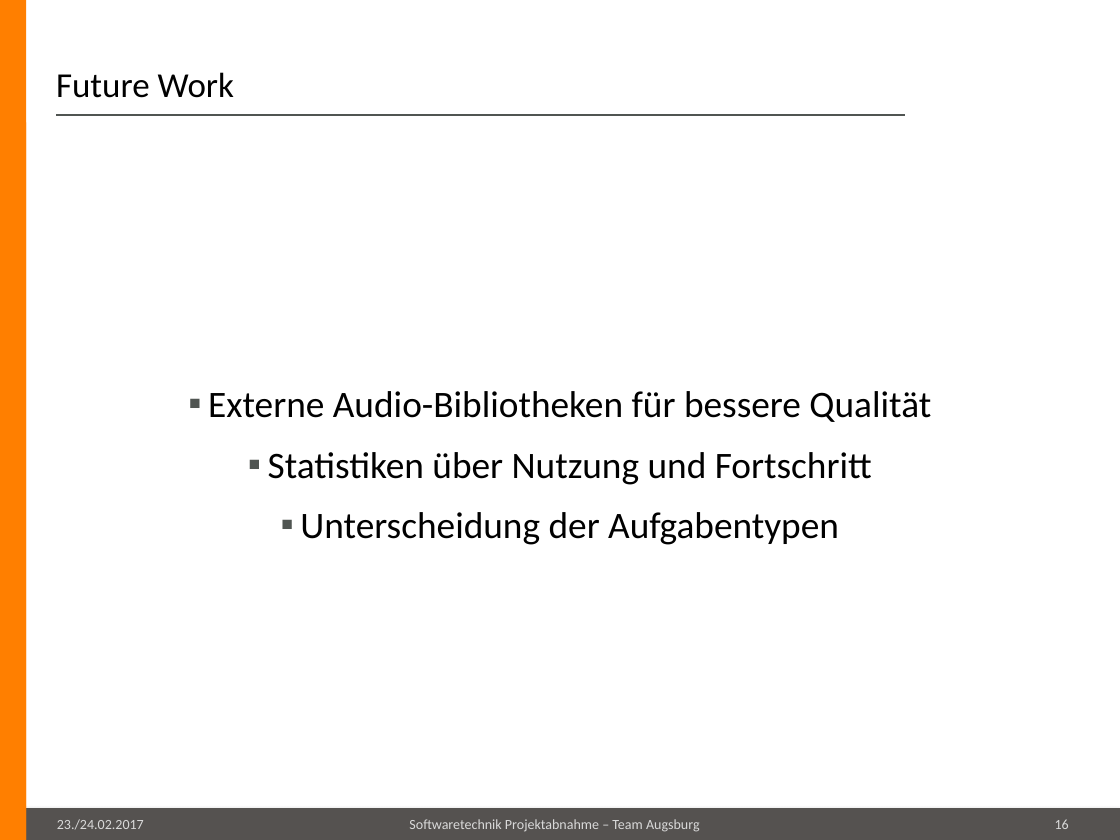
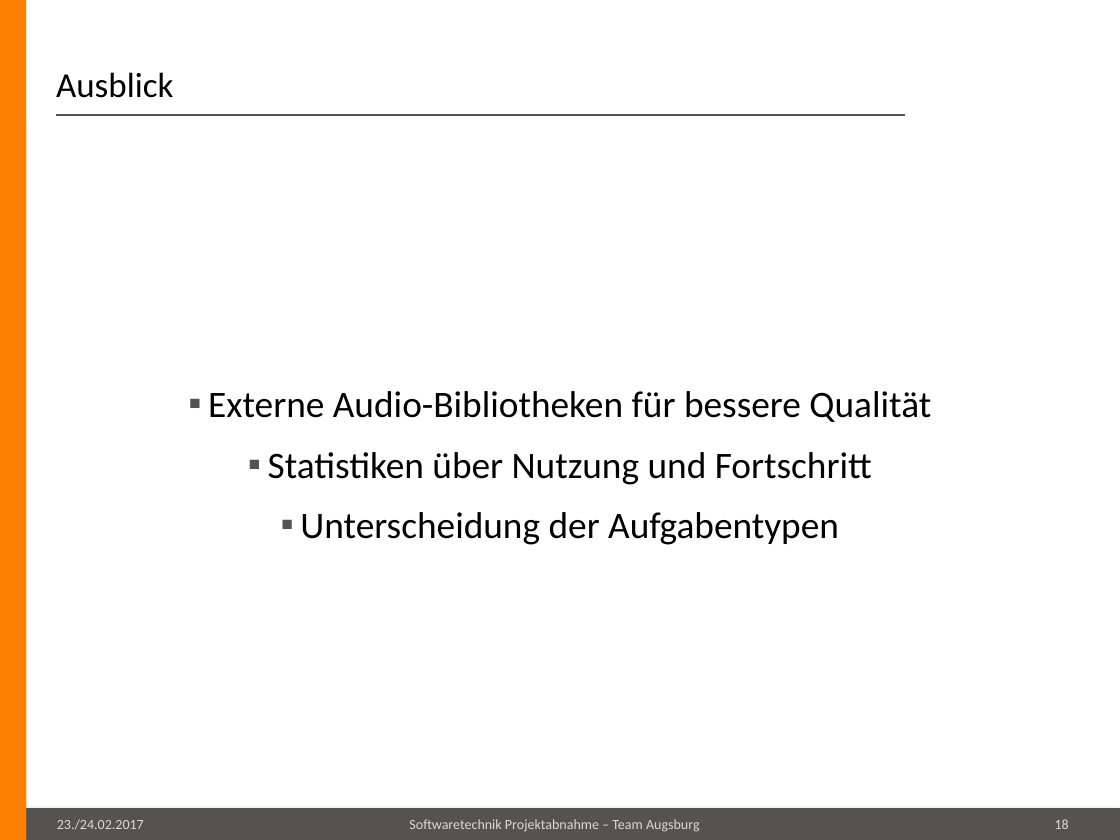
Before and after one commit to maul-esel/swt-projekt, a slide deck: slide 18 of Lingvo/Abgabe/präsentation.pptx (slide 16 before the commit). Drawn at 1120x840 pixels with LibreOffice and Linux fonts; fonts in the diff are those of the drawing; background and template pictures are left out. Boxes give left, top, right and bottom in pixels: in the first picture for what was removed or moved away, otherwise in the second. Text is boxed around its words. In the diff, an @@ line names an element or a change of style, - is before the commit and + after.

```diff
--- a/Lingvo/Abgabe/präsentation.pptx
+++ b/Lingvo/Abgabe/präsentation.pptx
@@ title at [56,72,174,98]: text changed @@
-Future Work
+Ausblick
@@ page number at [1055,819,1069,829]: text changed @@
-16
+18
```
Also in this commit, not shown: 5 other slides changed, 3 slides added, 1 slide removed.
